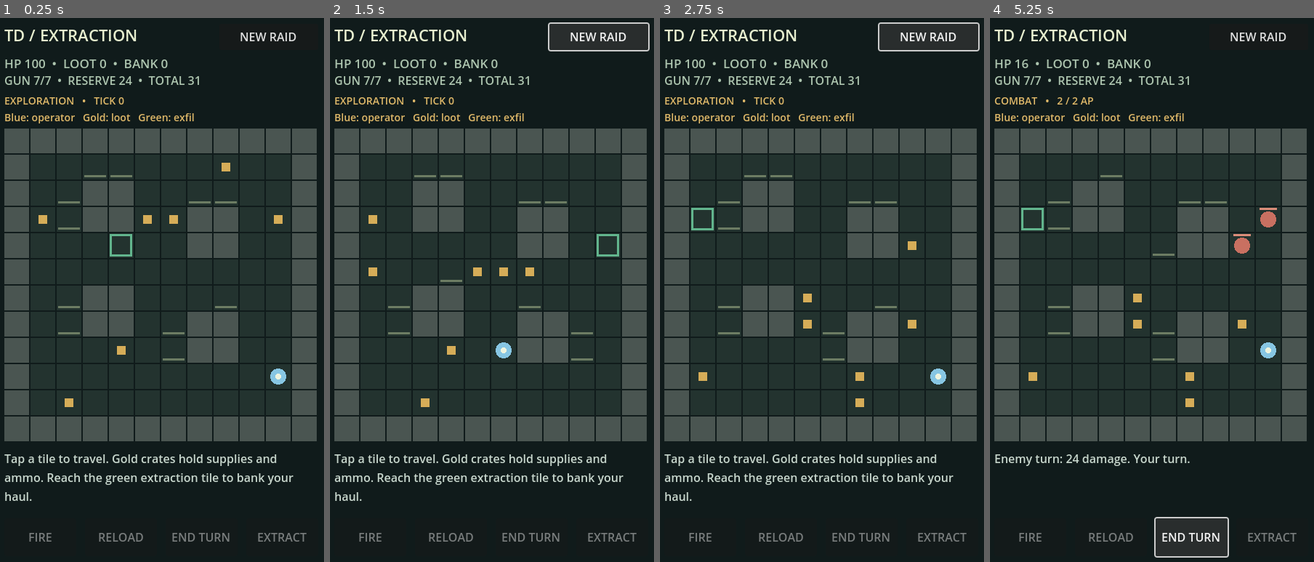
Above: before the commit, frames 1-4 (left to right).
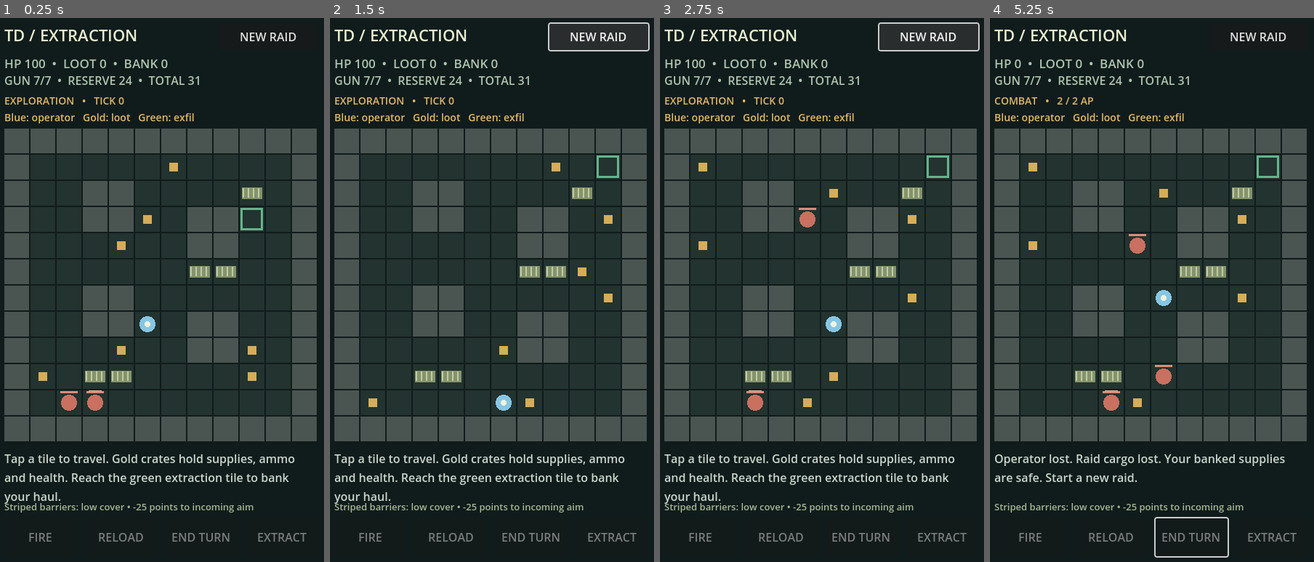
Above: after the commit, the same moments.

Repository: thenamelessguy77/TDExtract
Game: Godot game, scene res://main.tscn
The game is run twice, just before and just after one commit, with the same random seed, the same clock (stepped at 60 frames per second) and the same inputs.
Inputs (mouse positions are in pixels of both pictures, inside the frame that each line leads up to):
- Up to frame 1 (0.25 s): no input
- Up to frame 2 (1.5 s): click "NEW RAID" at 0.5 s; click "NEW RAID" at 1.25 s
- Up to frame 3 (2.75 s): click "NEW RAID" at 2 s
- Up to frame 4 (5.25 s): tap A at 2.75 s; move the mouse to (1152, 300) at 2.77 s; click (1152, 300) at 2.92 s; click "END TURN" at 3.5 s; click "END TURN" at 4.25 s; click "END TURN" at 5 s

The runs differ from the first frame. In frame 1, 3.5% of the frame differs, in the area x 1-92%, y 26-91%; in frame 2, 3.4%; in frame 3, 3.7%; in frame 4, 4.6%, in the area x 1-92%, y 7-97%.

Commit message:
Add healing loot and automatic waist-high directional cover

Diff:
--- a/main.gd
+++ b/main.gd
@@ -3,17 +3,20 @@
 const MAP = [
 	"############",
 	"#..........#",
+	"#..##....=.#",
+	"#..##..##..#",
+	"#......##..#",
+	"#......==..#",
 	"#..##......#",
 	"#..##..##..#",
 	"#......##..#",
-	"#..........#",
-	"#..##......#",
-	"#..##..##..#",
-	"#......##..#",
-	"#..........#",
+	"#..==......#",
 	"#..........#",
 	"############"
 ]
+const MAX_HEALTH = 100
+const CRATE_HEALTH = 25
+const LOW_COVER_PENALTY = 25
 const RAID_ENEMY_COUNT = 3
 const MAGAZINE_CAPACITY = 7
 const CRATE_AMMO = 7
@@ -26,7 +29,7 @@
 var exfil = Vector2i.ZERO
 var enemies: Array[Dictionary] = []
 var loot: Array[Vector2i] = []
-var hp = 100
+var hp = MAX_HEALTH
 var ap = 2
 var ammo = MAGAZINE_CAPACITY
 var reserve = 24
@@ -87,14 +90,30 @@
 	intel = make_label(Vector2(24, 116), Vector2(432, 42), 14, Color("e0b969"))
 	feed = make_label(Vector2(24, 606), Vector2(432, 82), 16, Color("c8d7cd"))
 	feed.autowrap_mode = TextServer.AUTOWRAP_WORD_SMART
+	feed.size.y = 66
+	make_label(Vector2(24, 675), Vector2(432, 20), 13, Color("a6b796")).text = "Striped barriers: low cover • -25 points to incoming aim"
 	fire_button = make_button("FIRE", Vector2(24, 700), shoot)
 	reload_button = make_button("RELOAD", Vector2(135, 700), reload_weapon)
 	end_button = make_button("END TURN", Vector2(246, 700), enemy_turn)
 	extract_button = make_button("EXTRACT", Vector2(357, 700), extract)
 	make_button("NEW RAID", Vector2(320, 20), new_raid).size = Vector2(136, 36)
 
+func tile_at(p: Vector2i) -> String:
+	if p.x < 0 or p.y < 0 or p.y >= MAP.size() or p.x >= MAP[0].length():
+		return "#"
+	return MAP[p.y][p.x]
+
 func walkable(p: Vector2i) -> bool:
-	return p.x >= 0 and p.y >= 0 and p.y < MAP.size() and p.x < MAP[0].length() and MAP[p.y][p.x] != "#"
+	return tile_at(p) == "."
+
+func blocks_sight(p: Vector2i) -> bool:
+	return tile_at(p) == "#"
+
+func adjacent_low_cover(p: Vector2i) -> bool:
+	for direction in DIRS:
+		if tile_at(p + direction) == "=":
+			return true
+	return false
 
 func occupied(p: Vector2i) -> bool:
 	for e in enemies:
@@ -129,7 +148,7 @@
 	loot.clear()
 	for i in range(7):
 		loot.append(floor_tiles.pop_back())
-	hp = 100
+	hp = MAX_HEALTH
 	ap = 2
 	ammo = MAGAZINE_CAPACITY
 	reserve = 24
@@ -138,7 +157,7 @@
 	combat = false
 	finished = false
 	selected = -1
-	message = "Tap a tile to travel. Gold crates hold supplies and ammo. Reach the green extraction tile to bank your haul."
+	message = "Tap a tile to travel. Gold crates hold supplies, ammo and health. Reach the green extraction tile to bank your haul."
 	refresh()
 
 func distance(a: Vector2i, b: Vector2i) -> int:
@@ -148,7 +167,7 @@
 	var steps = maxi(absi(b.x - a.x), absi(b.y - a.y))
 	for i in range(1, steps):
 		var p = Vector2(a).lerp(Vector2(b), float(i) / steps)
-		if not walkable(Vector2i(roundi(p.x), roundi(p.y))):
+		if blocks_sight(Vector2i(roundi(p.x), roundi(p.y))):
 			return false
 	return true
 
@@ -156,12 +175,20 @@
 	return e.hp > 0 and distance(player, e.pos) <= 6 and line_of_sight(player, e.pos)
 
 func cover_at(p: Vector2i, attacker: Vector2i) -> bool:
+	# Only the defender's adjacent low barrier facing the incoming shot matters.
+	# Side/rear shots flank cover; shooting over the attacker's own cover is free.
 	var delta = attacker - p
-	var direction = Vector2i(signi(delta.x), 0) if absi(delta.x) >= absi(delta.y) else Vector2i(0, signi(delta.y))
-	return not walkable(p + direction)
+	for direction in DIRS:
+		if tile_at(p + direction) != "=" or delta.x * direction.x + delta.y * direction.y <= 0:
+			continue
+		if direction.x != 0 and absi(delta.x) >= absi(delta.y):
+			return true
+		if direction.y != 0 and absi(delta.y) >= absi(delta.x):
+			return true
+	return false
 
 func hit_chance(from: Vector2i, to: Vector2i) -> int:
-	return clampi(95 - distance(from, to) * 8 - (25 if cover_at(to, from) else 0), 15, 95)
+	return clampi(95 - distance(from, to) * 8 - (LOW_COVER_PENALTY if cover_at(to, from) else 0), 15, 95)
 
 func path_to(target: Vector2i) -> Array[Vector2i]:
 	var frontier: Array[Vector2i] = [player]
@@ -217,7 +244,9 @@
 			loot.erase(player)
 			cargo += 1
 			reserve += CRATE_AMMO
-			message = "Recovered supplies and %d reserve rounds. Extract to keep your supplies." % CRATE_AMMO
+			var healed = mini(CRATE_HEALTH, MAX_HEALTH - hp)
+			hp += healed
+			message = "Crate: +%d ammo, +%d HP, +1 supply." % [CRATE_AMMO, healed]
 		if not combat:
 			world_tick()
 			if combat:
@@ -327,8 +356,10 @@
 	ammo_status.text = "GUN %d/%d  •  RESERVE %d  •  TOTAL %d" % [ammo, MAGAZINE_CAPACITY, reserve, ammo + reserve]
 	reload_button.tooltip_text = "Reload: 2 AP" if combat else "Reload: 1 world tick"
 	intel.text = ("COMBAT   •   %d / 2 AP" % ap) if combat else "EXPLORATION   •   TICK %d" % ticks
+	if adjacent_low_cover(player):
+		intel.text += "   •   COVER"
 	if selected >= 0 and visible(enemies[selected]):
-		intel.text += "\nTARGET %d HP   •   HIT %d%%" % [enemies[selected].hp, hit_chance(player, enemies[selected].pos)]
+		intel.text += "\nTARGET %d HP • HIT %d%%%s" % [enemies[selected].hp, hit_chance(player, enemies[selected].pos), " • COVER" if cover_at(enemies[selected].pos, player) else ""]
 	else:
 		intel.text += "\nBlue: operator   Gold: loot   Green: exfil"
 	feed.text = message
@@ -344,9 +375,11 @@
 		for x in range(12):
 			var p = Vector2i(x, y)
 			var rect = Rect2(ORIGIN + Vector2(p) * CELL, Vector2.ONE * (CELL - 2))
-			draw_rect(rect, Color("4a5551") if not walkable(p) else Color("23332f"))
-			if walkable(p) and cover_at(p, player):
-				draw_rect(Rect2(rect.position + Vector2(2, 28), Vector2(30, 3)), Color("6c7c63"))
+			draw_rect(rect, Color("4a5551") if blocks_sight(p) else Color("23332f"))
+			if tile_at(p) == "=":
+				draw_rect(Rect2(rect.position + Vector2(3, 9), Vector2(28, 16)), Color("85936d"))
+				for stripe in range(4):
+					draw_line(rect.position + Vector2(5 + stripe * 7, 10), rect.position + Vector2(5 + stripe * 7, 23), Color("c0cca1"), 2)
 	var extract_rect = Rect2(ORIGIN + Vector2(exfil) * CELL + Vector2(3, 3), Vector2(28, 28))
 	draw_rect(extract_rect, Color("62b58d"), false, 3)
 	for p in loot:
@@ -357,8 +390,19 @@
 			continue
 		var center = ORIGIN + Vector2(e.pos) * CELL + Vector2(17, 17)
 		draw_circle(center, 11, Color("c97061"))
+		draw_cover_edges(e.pos, Color("e6be91"))
 		if selected == i:
 			draw_arc(center, 15, 0, TAU, 24, Color("f4df9c"), 2)
 		draw_rect(Rect2(center + Vector2(-12, -16), Vector2(24 * maxf(e.hp, 0) / 60.0, 3)), Color("da8d79"))
 	draw_circle(ORIGIN + Vector2(player) * CELL + Vector2(17, 17), 11, Color("87c6e3"))
 	draw_circle(ORIGIN + Vector2(player) * CELL + Vector2(17, 17), 4, Color("eef4df"))
+
+	draw_cover_edges(player, Color("a0dcd6"))
+
+func draw_cover_edges(p: Vector2i, color: Color):
+	var center = ORIGIN + Vector2(p) * CELL + Vector2(17, 17)
+	for direction in DIRS:
+		if tile_at(p + direction) == "=":
+			var normal = Vector2(direction)
+			var tangent = Vector2(-normal.y, normal.x)
+			draw_line(center + normal * 15 - tangent * 9, center + normal * 15 + tangent * 9, color, 3)
--- a/tests/smoke.gd
+++ b/tests/smoke.gd
@@ -43,7 +43,7 @@
 	assert(game.ap == 2)
 	assert(game.hit_chance(Vector2i(2, 1), Vector2i(4, 1)) > game.hit_chance(Vector2i(1, 1), Vector2i(7, 1)))
 	assert(not game.line_of_sight(Vector2i(2, 3), Vector2i(5, 3)))
-	assert(game.cover_at(Vector2i(2, 3), Vector2i(5, 3)))
+	assert(not game.cover_at(Vector2i(2, 3), Vector2i(5, 3)), "Full walls block shots rather than apply low cover")
 	game.selected = 0
 	game.enemies[0].pos = Vector2i(5, 1)
 	game.shoot()
@@ -77,6 +77,7 @@
 		assert(game.distance(game.player, game.exfil) >= 8)
 		game.enemies.clear()
 		assert(not game.path_to(game.exfil).is_empty(), "Extraction must be connected to insertion")
+	assert(test_health_and_cover(game), "Health and cover checks must all complete")
 	assert(test_ammo(game), "Ammo checks must all complete")
 	print("PASS: randomized placements, idle freeze, movement ticks, loot, contact interruption, AP, enemy turn, LOS, cover, range, shooting, reloading, extraction, death, 100 raid seeds")
 	game.queue_free()
@@ -145,3 +146,77 @@
 	assert(game.ammo == 0 and game.reserve == 7 and game.ap == 2)
 	print("PASS: ammo HUD, seven-round capacity, partial/full/empty reloads, patrol tick, detection during reload, two-AP combat reload, crate ammo, single pickup, empty gun, finished raid")
 	return true
+
+func test_health_and_cover(game) -> bool:
+	game.new_raid()
+	game.enemies.clear()
+	game.loot.clear()
+	game.player = Vector2i(1, 1)
+	game.hp = 50
+	game.loot.append(Vector2i(2, 1))
+	game.move_to(Vector2i(2, 1))
+	assert(game.hp == 75 and game.ticks == 1, "Crates heal without an extra action")
+	game.move_to(Vector2i(1, 1))
+	game.move_to(Vector2i(2, 1))
+	assert(game.hp == 75, "A looted crate cannot heal twice")
+	game.hp = 90
+	game.loot.append(Vector2i(3, 1))
+	game.move_to(Vector2i(3, 1))
+	assert(game.hp == 100, "Healing must cap at maximum health")
+	game.loot.append(Vector2i(4, 1))
+	game.move_to(Vector2i(4, 1))
+	assert(game.hp == 100 and game.cargo == 3, "Full health still allows looting")
+	game.hp = 70
+	game.combat = true
+	game.ap = 2
+	game.loot.append(Vector2i(5, 1))
+	game.move_to(Vector2i(5, 1))
+	assert(game.hp == 95 and game.ap == 1, "Combat crate healing only costs the movement AP")
+	var north = Vector2i(3, 8)
+	var south = Vector2i(3, 10)
+	assert(not game.walkable(Vector2i(3, 9)) and not game.blocks_sight(Vector2i(3, 9)))
+	assert(game.line_of_sight(north, south) and game.line_of_sight(south, north), "Low cover must allow reciprocal sight and fire")
+	assert(game.adjacent_low_cover(north) and game.adjacent_low_cover(south))
+	assert(game.cover_at(north, south) and game.cover_at(south, north), "Both sides of a barrier receive cover")
+	assert(not game.cover_at(north, Vector2i(3, 6)), "Rear attacks flank cover")
+	assert(not game.cover_at(north, Vector2i(1, 8)), "Side attacks flank cover")
+	assert(not game.cover_at(Vector2i(2, 8), south), "A distant barrier does not protect the target")
+	assert(game.hit_chance(north, south) == 54 and game.hit_chance(south, north) == 54)
+	assert(game.hit_chance(south, Vector2i(2, 8)) == 71, "Firing over your own cover has no accuracy penalty")
+	assert(game.hit_chance(Vector2i(2, 8), south) == 46, "Only the defender's cover reduces incoming aim")
+	game.player = north
+	var route = game.path_to(south)
+	assert(not route.is_empty() and route.size() > 2, "Movement must route around waist-high barriers")
+	for step in route:
+		assert(game.walkable(step))
+	game.player = south
+	game.enemies.append({"pos": north, "hp": 60})
+	assert(game.visible(game.enemies[0]), "Patrol detection sees over low cover")
+	game.selected = 0
+	game.ap = 2
+	game.ammo = 7
+	game.refresh()
+	assert("COVER" in game.intel.text and "54%" in game.intel.text)
+	game.shoot()
+	assert(game.ammo == 6 and game.ap == 1, "Player can fire across low cover")
+	# An enemy firing over its own cover at an uncovered flank keeps 71% aim.
+	game.player = Vector2i(2, 8)
+	game.enemies[0].pos = south
+	game.hp = 100
+	var rolls = RandomNumberGenerator.new()
+	var firing_seed = -1
+	for candidate in range(1000):
+		rolls.seed = candidate
+		var first = rolls.randi_range(1, 100)
+		var second = rolls.randi_range(1, 100)
+		if first > 46 and first <= 71 and second > 46 and second <= 71:
+			firing_seed = candidate
+			break
+	assert(firing_seed >= 0)
+	game.rng.seed = firing_seed
+	game.enemy_turn()
+	assert(game.hp == 76, "Enemy can fire twice over its own cover without an aim penalty")
+	assert(not game.walkable(Vector2i(3, 3)) and game.blocks_sight(Vector2i(3, 3)))
+	assert(not game.line_of_sight(Vector2i(2, 3), Vector2i(5, 3)), "Full walls still block visibility")
+	print("PASS: crate healing and health cap, no extra heal action, low-cover movement/LOS, automatic directional cover, flanking, reciprocal shots, own-cover accuracy, cover HUD")
+	return true
Not shown, changed: DESIGN.md
Not shown, changed: README.md
